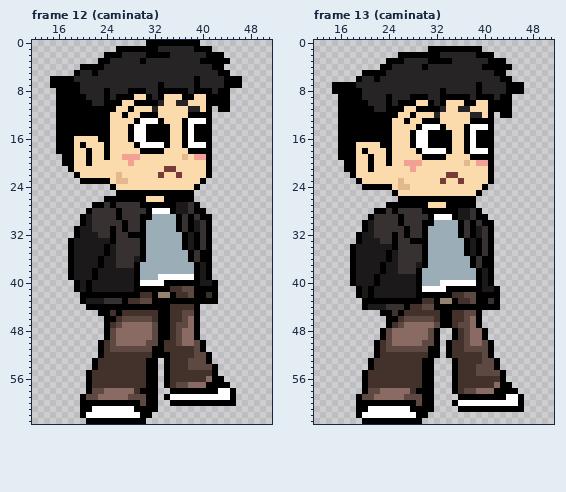
Pixel-art file: Assets/Sprites/Personajes/Protagonista/Protagonista.ase. The first picture shows the starting point.
64x64 pixels, 16 frames. Shown: frame 12 (caminata): x 12..51, y 0..63; frame 13 (caminata): x 12..51, y 0..63. The commit also changed other frames, which this record leaves out.
Once edited:
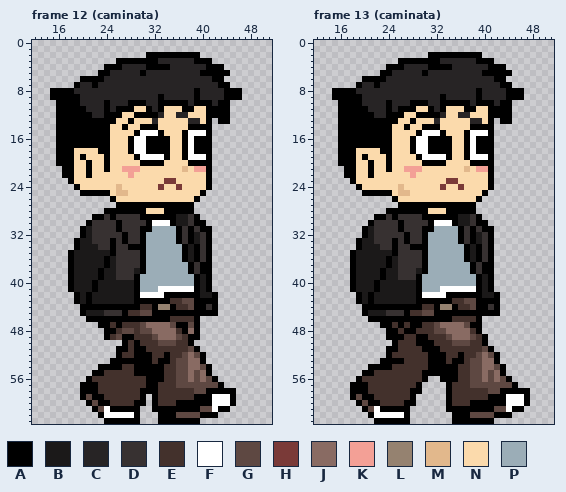
Palette (. is transparent): A #000000  B #1b1919  C #272425  D #373131  E #43312c  F #ffffff  G #5e4842  H #7a3a38  J #896b63  K #f3a096  L #958270  M #e2b88c  N #fbdaac  P #9badb7
The commit says: Cambiar la caminata del protagonista a una más rígida, estilo Scott Pilgrim (8 cuadros)
The edit:
Changed rows in their new state; - is an unchanged pixel.
Frame 12 (caminata), layer "Layer 1":
first column x 15:
 0 ----------------.........-------
 1 -----------................-----
 2 ---------.......----AAAAA....---
 3 --------...AAAA-AA------A--...--
 4 -----....AAA----AAAA------A-----
 5 ----....AA-----A---------AAA----
 6 .....AAAA---------------C--AA...
 7 ....---A----------C-----C---A-..
 8 A---C----C---CCC--CCCCC--CC-C-AA
 9 A----C---C-CCCCCC--CCCCCACCCC-AA
10 -----CC---CCCA--CCAAAAACAA-C----
11 ------CCC-CAA---A-A---AAN--A----
12 -------CC-AAN-A---C--CCNNN-AAA--
13 ----------A--ANNNCN---NCCN--AA--
14 ------------ANNA--NN--NA--------
15 -------------NA-FF-N----FF------
16 ----AAAA------------------------
17 ----A-AAA----AF-AAA-----AA------
18 ------N-A----AFF---A--AF--------
19 -A---AN-----NNAFFFFA--AFFF------
20 -A-------A---N-AAAA----AAA------
21 --A---A--A--KKK----NN-M-KK------
22 --AAN-A----N-K----N--N----------
23 ---ANNNNNN-NN------HH----NA-----
24 ----ANNNNNNM------H--H--NNA-----
25 -----AAAAANMMNNNNNNNNNNNNA------
26 ---------.-NNNNN---NNNNNA-------
27 -------....AAAA------AAA.-------
28 ------...AA-AAAANNNA-AAA..------
29 -----..AA-AD-----AAAABBDA..-----
30 -----.A----AD--DAFFFABBDAA.-----
31 ----.A----DAD---A-------DA------
32 ----.A-D--D-ADD------ADAB-------
33 ---.A--DDD--A--------ADAB-------
34 ---.A---DDA--AA-----------------
35 ---------BA-----------ABAD------
36 --------BA----D-------ABAD------
37 --------BA----DA-------ADA------
38 -------BA--DDDBA-------ADA------
39 -------BA--DDD----PPPPPP--------
40 ---AB-BA-------PPPPPPPPP--A.----
41 ---AB-BA-------PPPFFFFFF-B-.----
42 ----AB-BBBBBBB-FFFFA-AAA-BB-----
43 ----ABA--BBBBBAAA---EEGG--------
44 -----A---------EE-LLA--G-ADA----
45 -----ABBBDDDA--GGA--AAAA-AAA----
46 ------AAA--AAAAAAA----EE--------
47 --------A--AEEEG-JJJGAAG--------
48 ----------AEGGEGGJJJJEA---------
49 ----------EGAAEEE-JJJ-EA--------
50 --------....AEAEEEGGGEEA..------
51 --------...AAEAAEEE----GA.------
52 --------...A--AAAEE---GJ-A.-----
53 -------...AAAAAA-EA--GGJJA.-----
54 -------.AAAA--AA--AE-GGJJ-A.----
55 ------.AA-----AA--AE-GGJGJA.----
56 ------------------AE-GGJGJG-.---
57 -----A-A----------EE---GGGGG-.--
58 -----A-AEEEEEE----EEEEEEGG--AA--
59 -------AAEEEEEEA.-EEEEEEAAA-----
60 -----.-G--EEEE-A.-EEE------FFF--
61 -----..AG-AAAA-..-AAAAAAAGGFAA--
62 -----...A-----A..-AAAGGGGAAA----
63 ------...------.--AAAAAAA-------
Frame 13 (caminata), layer "Layer 1":
first column x 15:
 1 ----------------.........--------
 2 -----------.....--AAAAAA-..------
 3 ---------..-AAAA--CC----AA-..----
 4 --------.-AA---CAAAA-----C---.---
 5 -----...-A-----A---------AA--A---
 6 ----.AA-A------------------A-.---
 7 ....A--A----------------C---A-..-
 8 ----C-------------C--------------
 9 A--------C---CCC---CCCC--CC-C-AA-
10 -----C-----CC-AAC--AAA-CAA-C-----
11 ------C---C-AANN-CA--NAA---------
12 -------CC--A-NAAAAC--CCNN--A-----
13 ----------A-NA-NNC-----CCN--AA---
14 ------------A-NAAAN---NAAA-------
15 -------------NA-FF-N----FF-------
17 ----AAAA-------------------------
18 -----N--A----AF-AAA-----AA-------
19 -----AN-------AFFFFA--AFFF-------
20 -A----------NNNAAAA---NAAA-------
21 ---------A--K-K-------M-KK-------
22 --A---A------K-----NN------------
23 ---AN------N------NHHN-----------
24 ----ANNNNN--N-----H--H---NA------
25 -----AAAAANMM-----------NA-------
26 ----------ANNNNNNNNNNNNNA--------
27 ---------..-----AAA--------------
28 -------..A-AAAA-NNN--AAA.--------
29 ------.AA-AD---A-AAA-----.-------
30 -----.A--------D-FFFABBDA-.------
31 -----------AD---A-------DA-------
32 ----.A----D----------------------
33 -------D----ADD------ADAB--------
34 ---.A---DD---AA------------------
35 ---------BA----------------------
36 ----------------------ABAD-------
37 --------BA----D------------------
38 --------------BA-------ADA-------
39 -------BA--DDD-------------------
40 ------------------PPPPPP---------
41 ---AB-BA-------PPP-FFFFF--A.-----
42 ---------------FFFF-AAAA-BB------
43 ----AB-BBBBBBB-AA-AAE-G---A------
44 ------AAAAAA-AAEE-LL-EEG--D------
45 -----ABBBDDDA--GGA--AAAA-AAA-----
46 ------AAA--AAAAAAA----EE---------
47 --------A--AEAAEE-JJJJ-A---------
48 --------.AAEAAEEEGGJJJJEA.-------
49 --------.AAAEEAAEEEGJJJGE--------
50 -------...AEEEAAAEEEGG-EEA.------
51 -------..AAEEEEA--EE--EEE--------
52 -------..A--------AE-A--GJGA-----
53 ------..AAAA---E-AAE-A-GGJJ------
54 -------AAA-----E-AAA---G-JJGA----
55 ------A----------AAA---G-J-J-----
56 ----AE----------.-AA---GGJGJGA---
57 ---AA---------A..--AE--GGGGGGGA--
58 ---AA-EEEEEEEA-..--AE-EEEEGG---AA
59 ---AGAAEEEEEEA...--AEEEEEE-----FA
60 -----G--EEEE--...--AEEEAAAAAA--FA
61 ----.-G-AAAAA....--AA------GGF---
62 ----..A-----A...----AAAGGGGAAA---
63 -----..------..-----AAAAAAA------
